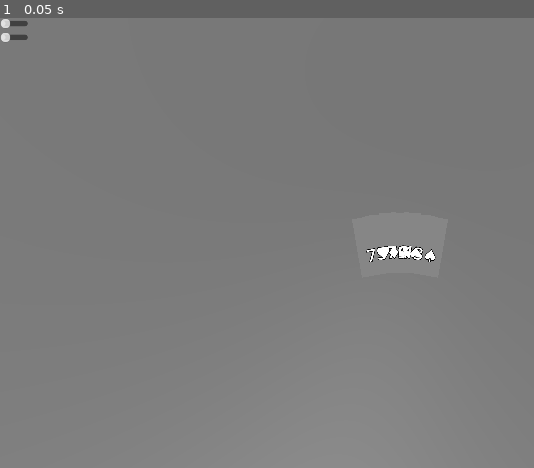
Above: before the commit, frame 1.
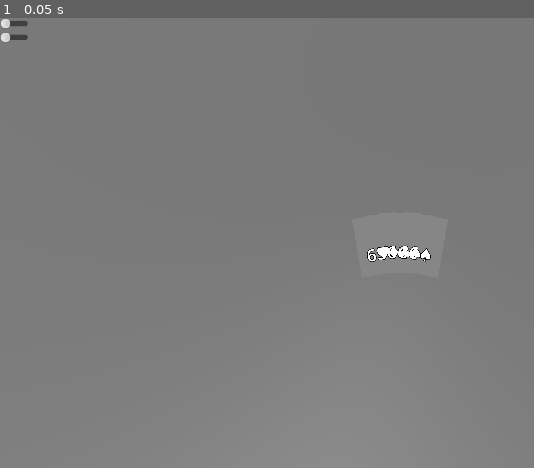
Above: after the commit, the same moment.

Repository: eerieA/game-qs-grill
Game: Godot game, scene res://scenes/main.tscn
Same seed, same stepped clock (60 frames per second), same inputs: the game is played once before the commit and once after it.
Inputs:
- Up to frame 1 (0.05 s): no input

The runs differ from the first frame. In frame 1, 0.2% of the frame differs, in the area x 68-82%, y 50-55%.

Commit message:
some more test rules

Diff:
--- /dev/null
+++ b/rules/four.json
@@ -0,0 +1,17 @@
+{
+  "id": "three",
+  "name": "Four of a kind",
+  "description": "Have four cards of the same rank",
+  "enabled": true,
+  "priority": 20,
+  "exclusive": false,
+  "base_score": 16,
+  "multiplier": 1.6,
+  "condition": {
+    "type": "count_rank",
+    "count": 4
+  },
+  "tags": [
+    "basic"
+  ]
+}
--- /dev/null
+++ b/rules/three.json
@@ -0,0 +1,17 @@
+{
+  "id": "three",
+  "name": "Three of a kind",
+  "description": "Have three cards of the same rank",
+  "enabled": true,
+  "priority": 15,
+  "exclusive": false,
+  "base_score": 15,
+  "multiplier": 1.5,
+  "condition": {
+    "type": "count_rank",
+    "count": 3
+  },
+  "tags": [
+    "basic"
+  ]
+}
--- a/scripts/data/deck.gd
+++ b/scripts/data/deck.gd
@@ -38,7 +38,7 @@
 func draw_test_flush() -> Array[CardData]:
 	var drawn: Array[CardData] = []
 	var suit := "♠"  # fixed suit for flush test
-	var ranks := [2, 5, 7, 9, 13]
+	var ranks := [2, 5, 7, 9, 9]
 
 	for r in ranks:
 		var c := CardData.new()
@@ -61,3 +61,31 @@
 		drawn.append(c)
 
 	return drawn
+
+
+func draw_test_three() -> Array[CardData]:
+	var drawn: Array[CardData] = []
+	var suits := ["♥", "♦", "♣", "♠", "♠"]
+	var ranks := [6, 5, 6, 6, 13]
+
+	for i in range(5):
+		var c := CardData.new()
+		c.suit = suits[i]
+		c.rank = ranks[i]
+		drawn.append(c)
+
+	return drawn
+
+
+func draw_test_four() -> Array[CardData]:
+	var drawn: Array[CardData] = []
+	var suits := ["♥", "♦", "♣", "♠", "♠"]
+	var ranks := [6, 5, 6, 6, 6]
+
+	for i in range(5):
+		var c := CardData.new()
+		c.suit = suits[i]
+		c.rank = ranks[i]
+		drawn.append(c)
+
+	return drawn
--- a/scripts/logic/rule_evaluator.gd
+++ b/scripts/logic/rule_evaluator.gd
@@ -96,7 +96,7 @@
 		var score := float(base) * mult
 
 		matches.append({
-			"rule": r,
+			"rule": r.name,
 			"info": result,
 			"score": score
 		})
--- a/scripts/main.gd
+++ b/scripts/main.gd
@@ -18,7 +18,9 @@
 
 	# current_hand = deck.draw(5)				# draw a random hand
 	# current_hand = deck.draw_test_flush()	# draw a fixed test flush hand
-	current_hand = deck.draw_test_pair()	# draw a fixed test single pair hand
+	# current_hand = deck.draw_test_pair()	# draw a fixed test single pair hand
+	# current_hand = deck.draw_test_three()	# draw a fixed test three-of-a-kind hand
+	current_hand = deck.draw_test_four()	# draw a fixed test four-of-a-kind hand
 	var context = HandContext.new(current_hand)
 	print("--- Your hand ---")
 	for c in current_hand:
